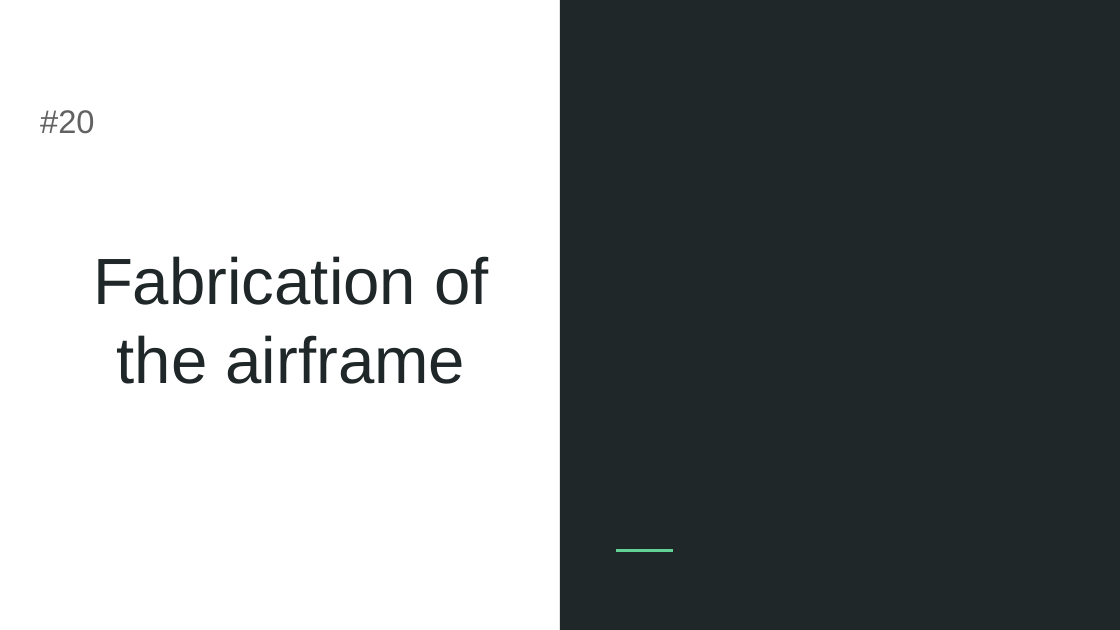
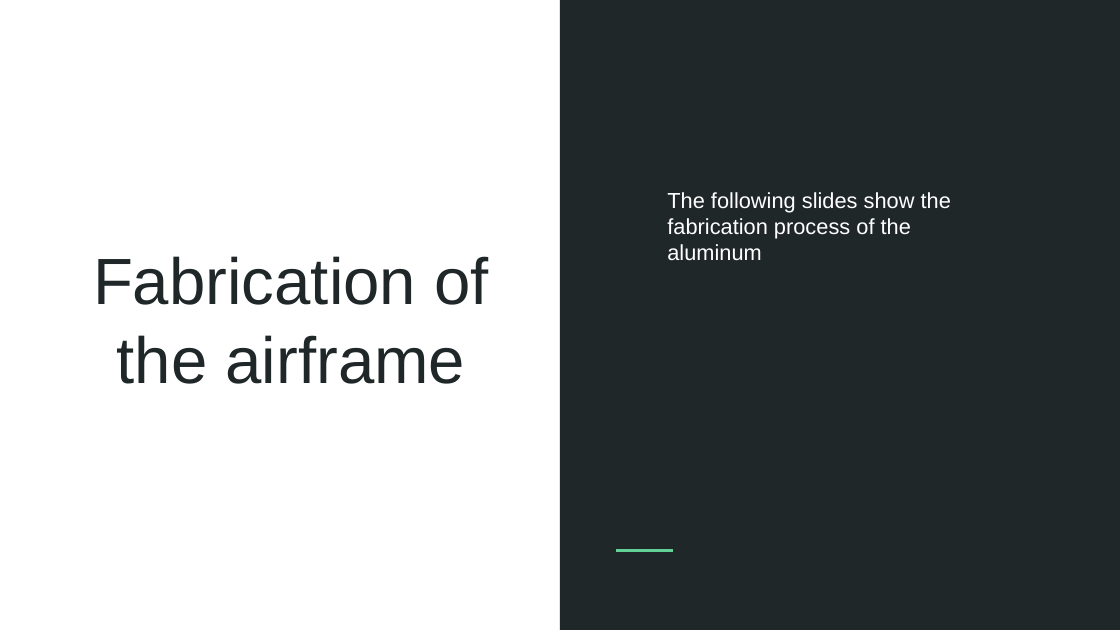
Before and after one commit to nakujaproject/internship2023, a slide deck: slide 19 of airframe-team/week 8/AIRFRAME PROGRESS REPORT _WEEK 8.pptx (slide 3 before the commit). Drawn at 1120x630 pixels with LibreOffice and Linux fonts; fonts in the diff are those of the drawing. Boxes give left, top, right and bottom in pixels: in the first picture for what was removed or moved away, otherwise in the second. Text is boxed around its words. In the diff, an @@ line names an element or a change of style, - is before the commit and + after.

```diff
--- a/airframe-team/week 8/AIRFRAME PROGRESS REPORT _WEEK 8.pptx
+++ b/airframe-team/week 8/AIRFRAME PROGRESS REPORT _WEEK 8.pptx
@@ subtitle removed at [40, 110, 95, 134] @@
-#20
@@ text added at [667, 192, 951, 261], 14 pt, text #FFFFFF @@
+The following slides show the fabrication process of the aluminum
```
Also in this commit, not shown: 4 other slides changed, 15 slides added, 2 slides removed, 11 other files.
